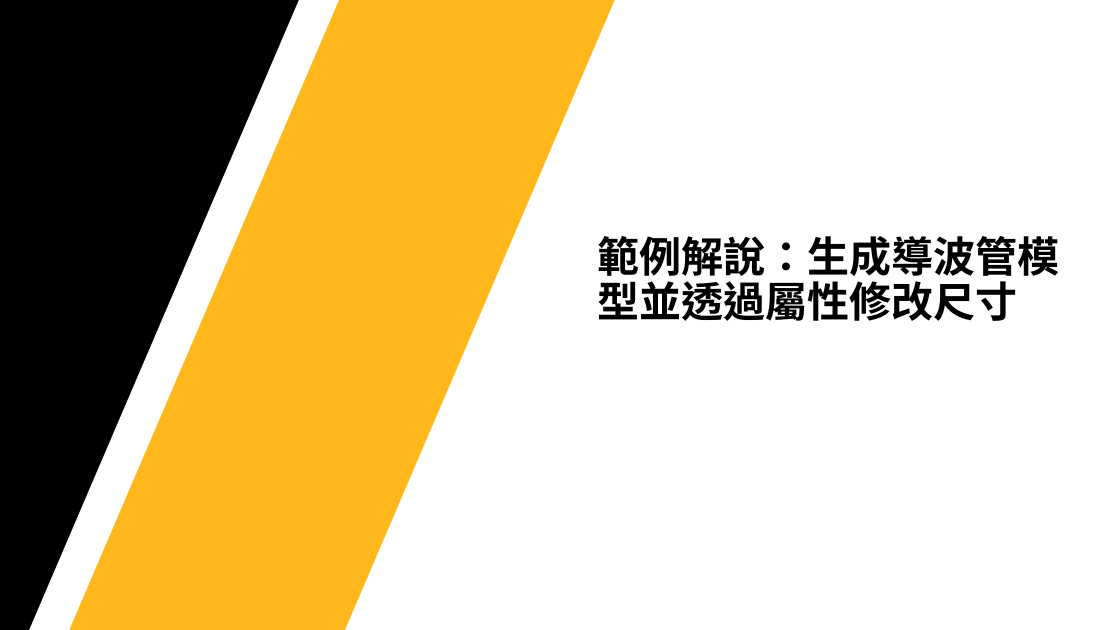
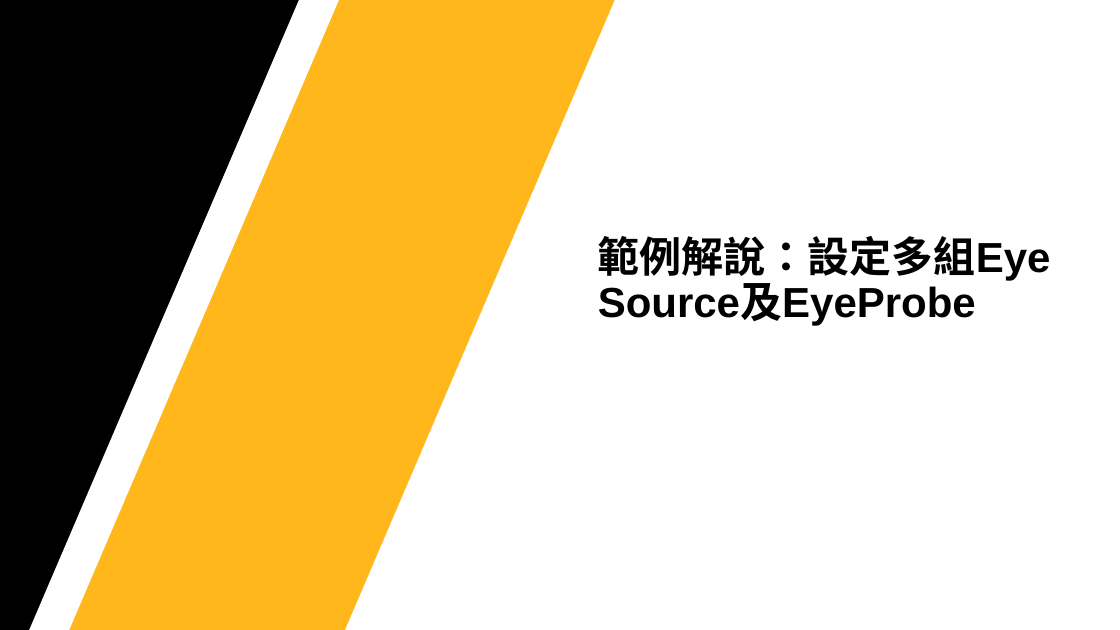
Before and after one commit to Jerrick-cheng/AEDT-Automation-Camp, a slide deck: slide 21 of 上課教材/Week4.pptx (slide 14 before the commit). Drawn at 1120x630 pixels with LibreOffice and Linux fonts; fonts in the diff are those of the drawing; background and template pictures are left out. Boxes give left, top, right and bottom in pixels: in the first picture for what was removed or moved away, otherwise in the second. Text is boxed around its words. In the diff, an @@ line names an element or a change of style, - is before the commit and + after.

```diff
--- a/上課教材/Week4.pptx
+++ b/上課教材/Week4.pptx
@@ text at <box>598,236,1051,325</box>: text changed @@
-範例解說：生成導波管模型並透過屬性修改尺寸
+範例解說：設定多組Eye Source及EyeProbe
```
Also in this commit, not shown: 4 other slides changed, 7 slides added, 2 other files.
